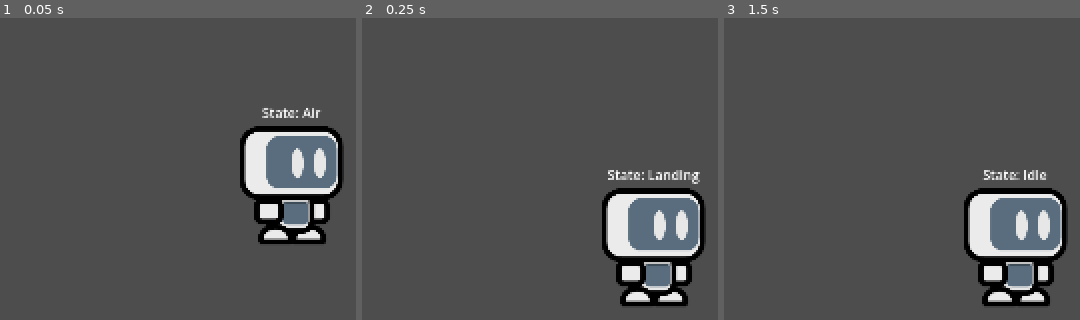
Above: before the commit, frames 1-3 (left to right).
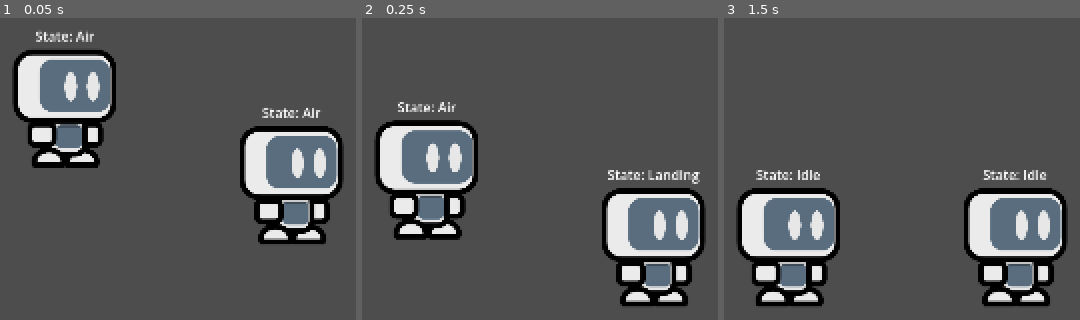
Above: after the commit, the same moments.

Repository: AcroPR/HyperStrikeDudes2D
Game: Godot game, scene res://src/stages/test_tea/stage.tscn
Same seed, same stepped clock (60 frames per second), same inputs: the game is played once before the commit and once after it.
Inputs (mouse positions are in pixels of both pictures, inside the frame that each line leads up to):
- Up to frame 1 (0.05 s): no input
- Up to frame 2 (0.25 s): no input
- Up to frame 3 (1.5 s): move the mouse to (outside the picture) at 0.52 s; click (outside the picture) at 0.67 s; tap Enter at 1.25 s; move the mouse to (outside the picture) at 1.27 s; click (outside the picture) at 1.42 s

The runs differ from the first frame. In frame 1, 9.7% of the frame differs, in the area x 3-33%, y 3-50%; in frame 2, 10%, in the area x 3-33%, y 27-74%; in frame 3, 9.9%.

Commit message:
feat: ledge grabs

Diff:
--- a/project.godot
+++ b/project.godot
@@ -36,6 +36,7 @@
 2d_physics/layer_5="hurtbox"
 2d_physics/layer_6="shieldbox"
 2d_physics/layer_7="death"
+2d_physics/layer_8="ledge"
 
 [physics]
 
--- a/src/fighters/0base/fighter.tscn
+++ b/src/fighters/0base/fighter.tscn
@@ -7,6 +7,7 @@
 [ext_resource type="Script" uid="uid://bx4b84r5vuyil" path="res://src/fighters/0base/states/ground_movement/state_idle.gd" id="4_rmkpu"]
 [ext_resource type="Script" uid="uid://cbmdajejhd2ef" path="res://src/fighters/0base/states/ground_movement/state_dash.gd" id="5_bn4rd"]
 [ext_resource type="Script" uid="uid://dy20tb5nf8pu0" path="res://src/fighters/0base/states/air_movement/state_air.gd" id="5_j2vvu"]
+[ext_resource type="Script" uid="uid://dthq6p85ik0wp" path="res://src/fighters/0base/states/air_movement/state_ledge.gd" id="5_wi5nl"]
 [ext_resource type="Script" uid="uid://b3t8173xmtsxd" path="res://src/fighters/0base/states/ground_movement/state_walk.gd" id="6_xu1qu"]
 [ext_resource type="Script" uid="uid://byvmyfkscs7sy" path="res://src/fighters/0base/states/ground_movement/state_landing.gd" id="7_j1xik"]
 [ext_resource type="Script" uid="uid://b3x2chrb218dd" path="res://src/fighters/0base/states/ground_movement/state_skid.gd" id="7_m5eah"]
@@ -18,6 +19,9 @@
 
 [sub_resource type="RectangleShape2D" id="RectangleShape2D_j5tfj"]
 size = Vector2(150, 64)
+
+[sub_resource type="RectangleShape2D" id="RectangleShape2D_p8qh6"]
+size = Vector2(132, 54)
 
 [sub_resource type="RectangleShape2D" id="RectangleShape2D_s7spp"]
 size = Vector2(98, 138)
@@ -47,6 +51,10 @@
 script = ExtResource("5_j2vvu")
 airDodgeState = NodePath("../../DefensiveOptions/AirDodge")
 landingState = NodePath("../../GroundMovement/Landing")
+
+[node name="Ledge" type="Node" parent="FighterStateMachine/AirMovement" unique_id=1313268952 node_paths=PackedStringArray("airState")]
+script = ExtResource("5_wi5nl")
+airState = NodePath("../Air")
 
 [node name="GroundMovement" type="Node" parent="FighterStateMachine" unique_id=915885766]
 
@@ -132,6 +140,17 @@
 shape = SubResource("RectangleShape2D_j5tfj")
 debug_color = Color(0, 0.6465699, 0.24130636, 0.41960785)
 
+[node name="LedgeGrabBox" type="Area2D" parent="Model" unique_id=666063738]
+position = Vector2(66, -59)
+collision_layer = 0
+collision_mask = 128
+
+[node name="CollisionShape2D" type="CollisionShape2D" parent="Model/LedgeGrabBox" unique_id=1932363277]
+shape = SubResource("RectangleShape2D_p8qh6")
+
+[node name="LedgePosition" type="Marker2D" parent="Model" unique_id=365776031]
+position = Vector2(66, -59)
+
 [node name="CollisionShape2D" type="CollisionShape2D" parent="." unique_id=1928045644]
 shape = SubResource("RectangleShape2D_s7spp")
 debug_color = Color(0.87058824, 0.3529412, 0, 0.41960785)
@@ -155,3 +174,4 @@
 libraries/ = SubResource("AnimationLibrary_j1xik")
 
 [connection signal="area_entered" from="Model/Hurtboxes/Hurtbox" to="." method="_on_hurtbox_area_entered"]
+[connection signal="area_entered" from="Model/LedgeGrabBox" to="." method="_on_ledge_grab_box_area_entered"]
--- a/src/fighters/0base/scripts/fighter.gd
+++ b/src/fighters/0base/scripts/fighter.gd
@@ -9,7 +9,6 @@
 
 @export_category("Fighter Attributes")
 @export var airDrift: float = 3.75
-@export_range(1, 99) var airJumps: int = 1
 @export var airJumpHeight: float = 12.25
 @export var airSpeed: float = 7.4
 @export_range(0, 30) var dashFrames: int = 15
@@ -18,6 +17,7 @@
 @export var hopHeight: float = 7.45
 @export var jumpHeight: float = 12.25
 @export_range(4, 10) var jumpSquatFrames: int = 4
+@export_range(1, 99) var maxAirJumps: int = 1
 @export var runSpeed: float = 6.75
 @export var weight: float = 27
 @export var walkSpeed: float = 4.80
@@ -27,11 +27,13 @@
 @export_range(0, 3) var playerID: int = 0
 
 @onready var inputComponent = $InputComponent
+@onready var ledgePosition: Marker2D = $Model/LedgePosition
 @onready var model = $Model
 @onready var stateLabel = $StateLabel
 
 var airJumpCount: int = 0
 var landingFrames: int = 0
+var ledgeHeld: Ledge
 
 func _can_move() -> bool:
 	# Move Direction (Horizontal)
@@ -59,6 +61,8 @@
 			model.scale.x = 1
 
 func _ready() -> void:
+	inputComponent.controllerID = playerID
+	ledgeHeld = null
 	#inputComponent.controllerID = MatchGlobal.players[playerID]["Controller_Index"]
 	stateMachine.init(self, model, inputComponent)
 	match facingRight:
@@ -79,3 +83,19 @@
 
 func _on_hurtbox_area_entered(area: Area2D) -> void:
 	print("OOOOOOWWWWWWW!!!!!!!!!!!!")
+
+func _on_ledge_grab_box_area_entered(ledge: Ledge) -> void:
+	ledgeHeld = ledge
+	ledgeHeld._set_ledge_grab(self)
+	_set_ledge_position()
+	stateMachine.change_state($FighterStateMachine/AirMovement/Ledge)
+
+func _off_ledge():
+	print("OWCH")
+	ledgeHeld = null
+	velocity.y = -1250
+	stateMachine.change_state($FighterStateMachine/AirMovement/Air)
+
+func _set_ledge_position():
+	var newPosition = ledgeHeld.global_position - ledgePosition.position
+	global_position = newPosition
--- a/src/fighters/0base/states/air_movement/state_air.gd
+++ b/src/fighters/0base/states/air_movement/state_air.gd
@@ -28,9 +28,9 @@
 	return null
 
 func process_physics(delta: float) -> State:
-	if inputComponent._just_pressed("jump") and parent.airJumpCount < parent.airJumps and check_jump:
+	if inputComponent._just_pressed("jump") and parent.airJumpCount < parent.maxAirJumps and check_jump:
 		check_jump = false
-		var midAirMultiplier = 1.15 - (float(parent.airJumpCount) / float(parent.airJumps))
+		var midAirMultiplier = 1.15 - (float(parent.airJumpCount) / float(parent.maxAirJumps))
 		if midAirMultiplier > 1.0: midAirMultiplier = 1.0
 		var midAirJumpHeight = parent.airJumpHeight * midAirMultiplier
 		parent.airJumpCount += 1
--- /dev/null
+++ b/src/fighters/0base/states/air_movement/state_ledge.gd
@@ -0,0 +1,52 @@
+extends State
+
+const HOLD_LEDGE_FRAMES: int = 10
+
+@export_category("States")
+@export var airState: State
+
+var check_jump: bool
+
+func enter() -> void:
+	super()
+	frames = 0
+	check_jump = false
+
+func process_frame(_delta: float) -> State:
+	if frames < HOLD_LEDGE_FRAMES:
+		frames += 1
+	if !inputComponent._pressed("jump"):
+		inputComponent._hard_release("jump")
+		check_jump = true
+	return null
+
+func process_physics(_delta: float) -> State:
+	match frames >= HOLD_LEDGE_FRAMES:
+		true:
+			if inputComponent._just_pressed("jump") and check_jump:
+				check_jump = false
+				parent.airJumpCount = 1
+				parent.velocity.y = -parent._get_velocity(parent.airJumpHeight)
+				parent.ledgeHeld._set_ledge_grab(null)
+				parent.ledgeHeld = null
+				return airState
+
+			if inputComponent._just_pressed("move_down"):
+				parent.airJumpCount = 0
+				parent.ledgeHeld._set_ledge_grab(null)
+				parent.ledgeHeld = null
+				return airState
+
+			if parent._can_move():
+				parent.airJumpCount = 1
+				parent.velocity.y = -parent._get_velocity(parent.airJumpHeight)
+				parent.ledgeHeld._set_ledge_grab(null)
+				parent.ledgeHeld = null
+				return airState
+
+	parent.velocity.x = 0
+	parent.velocity.y = 0
+
+	parent.move_and_slide()
+
+	return null
--- /dev/null
+++ b/src/stage_nodes/ledge.tscn
@@ -0,0 +1,13 @@
+[gd_scene format=3 uid="uid://culor3dapbonn"]
+
+[ext_resource type="Script" uid="uid://06had6vqnmxb" path="res://src/stage_nodes/scripts/ledge.gd" id="1_bh3v6"]
+
+[sub_resource type="CircleShape2D" id="CircleShape2D_s7spp"]
+
+[node name="LedgeRight" type="Area2D" unique_id=940562255]
+collision_layer = 128
+collision_mask = 0
+script = ExtResource("1_bh3v6")
+
+[node name="CollisionShape2D" type="CollisionShape2D" parent="." unique_id=358039975]
+shape = SubResource("CircleShape2D_s7spp")
--- /dev/null
+++ b/src/stage_nodes/scripts/ledge.gd
@@ -0,0 +1,9 @@
+class_name Ledge
+extends Area2D
+
+var onLedge: Fighter = null
+
+func _set_ledge_grab(fighter: Fighter) -> void:
+	if onLedge != null and fighter != null:
+		onLedge._off_ledge()
+	onLedge = fighter
--- a/src/stages/test_tea/stage.tscn
+++ b/src/stages/test_tea/stage.tscn
@@ -1,5 +1,6 @@
 [gd_scene format=3 uid="uid://m8ufo6g8l4wv"]
 
+[ext_resource type="PackedScene" uid="uid://culor3dapbonn" path="res://src/stage_nodes/ledge.tscn" id="1_dc0mv"]
 [ext_resource type="PackedScene" uid="uid://bo6fwwvivas0j" path="res://src/fighters/0base/fighter.tscn" id="1_ioypq"]
 
 [sub_resource type="RectangleShape2D" id="RectangleShape2D_s7spp"]
@@ -39,6 +40,15 @@
 one_way_collision = true
 debug_color = Color(0.85490197, 0.7882353, 0, 0.41960785)
 
+[node name="LedgeRight" parent="Stage" unique_id=940562255 instance=ExtResource("1_dc0mv")]
+position = Vector2(686, 162)
+
+[node name="LedgeLeft" parent="Stage" unique_id=169432444 instance=ExtResource("1_dc0mv")]
+position = Vector2(-686, 162)
+
 [node name="Fighter" parent="." unique_id=166561770 instance=ExtResource("1_ioypq")]
 position = Vector2(136, 14)
-airJumps = 3
+
+[node name="Fighter2" parent="." unique_id=78937163 instance=ExtResource("1_ioypq")]
+position = Vector2(-136, -78)
+playerID = 1
Not shown, added: src/fighters/0base/states/air_movement/state_ledge.gd.uid
Not shown, added: src/stage_nodes/scripts/ledge.gd.uid
